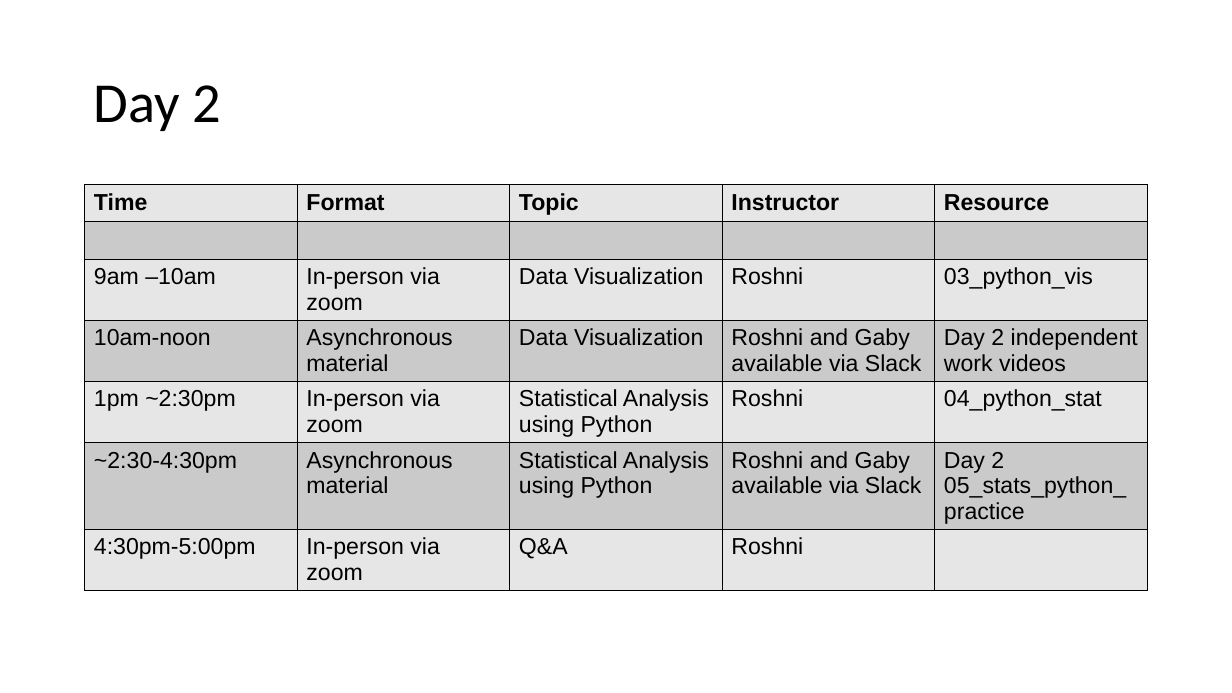
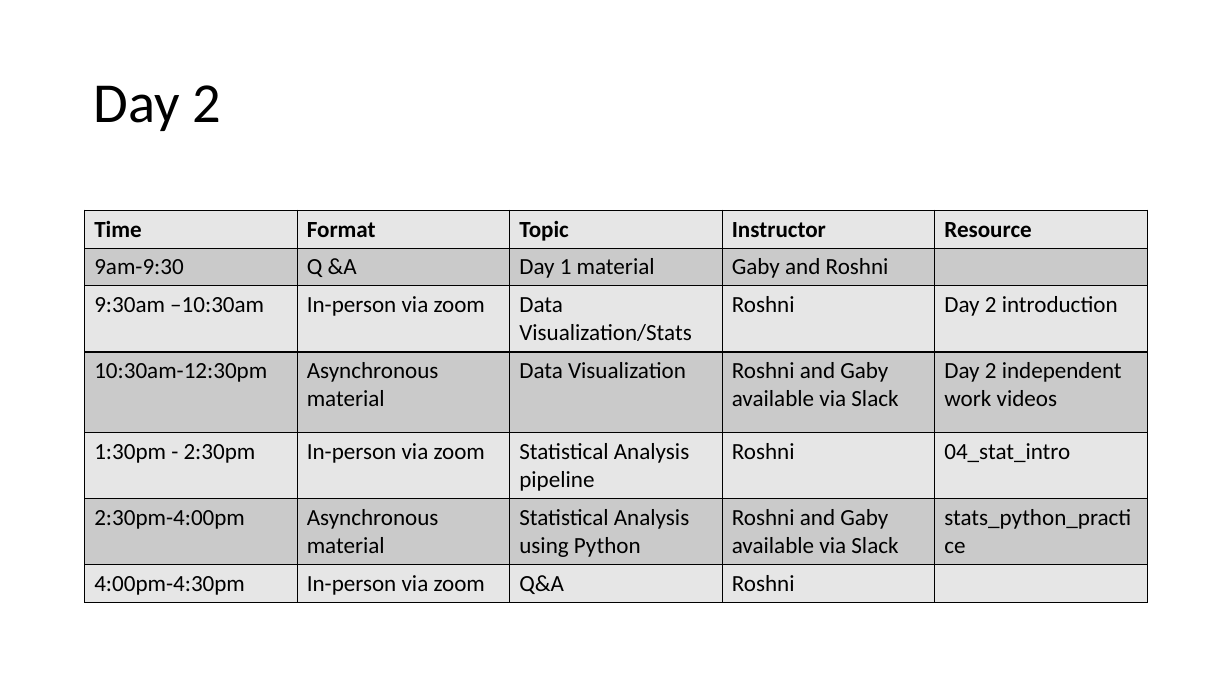
Before and after one commit to ggerlach1/BIOF085, a slide deck: slide 8 of workshop_documents/Introduction_workshop_slides.pptx. Drawn at 1232x693 pixels with LibreOffice and Linux fonts; fonts in the diff are those of the drawing. Boxes give left, top, right and bottom in pixels: in the first picture for what was removed or moved away, otherwise in the second. Text is boxed around its words. In the diff, an @@ line names an element or a change of style, - is before the commit and + after.

```diff
--- a/workshop_documents/Introduction_workshop_slides.pptx
+++ b/workshop_documents/Introduction_workshop_slides.pptx
@@ table at box(85, 211, 1148, 599) @@
-row 2:  |  |  |  | 
+row 2: 9am-9:30 | Q &A | Day 1 material | Gaby and Roshni | 
-row 3: 9am –10am | In-person via zoom | Data Visualization | Roshni | 03_python_vis
+row 3: 9:30am –10:30am | In-person via zoom | Data Visualization/Stats | Roshni | Day 2 introduction
-row 4, column 1: 10am-noon
+row 4, column 1: 10:30am-12:30pm
-row 5: 1pm ~2:30pm | In-person via zoom | Statistical Analysis using Python | Roshni | 04_python_stat
+row 5: 1:30pm - 2:30pm | In-person via zoom | Statistical Analysis pipeline | Roshni | 04_stat_intro
-row 6, column 1: ~2:30-4:30pm
+row 6, column 1: 2:30pm-4:00pm
-row 6, column 5: Day 2 05_stats_python_practice
+row 6, column 5: stats_python_practice
-row 7, column 1: 4:30pm-5:00pm
+row 7, column 1: 4:00pm-4:30pm
@@ font Arial to Calibri in "Time", "Format", "Topic", "Instructor" and 15 more places @@
@@ table: place and size @@
-table at box(85, 185, 1148, 585)
+table at box(85, 211, 1148, 599)
```
Also in this commit, not shown: 3 other slides changed, 42 other files.
